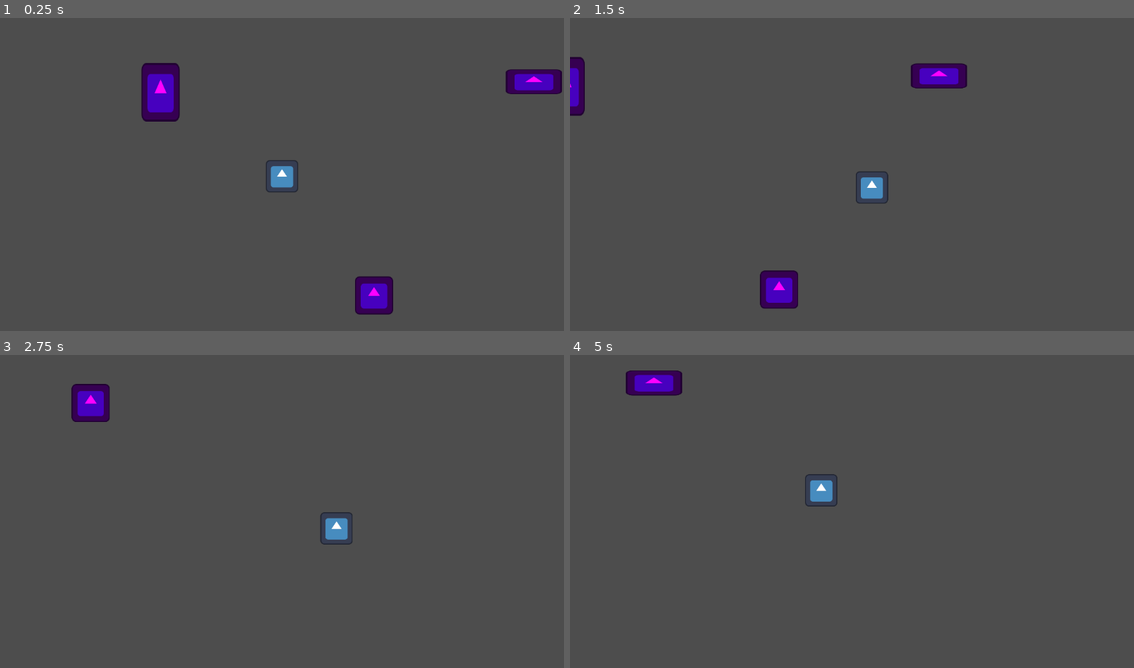
Above: before the commit, frames 1-4 (two rows, left to right).
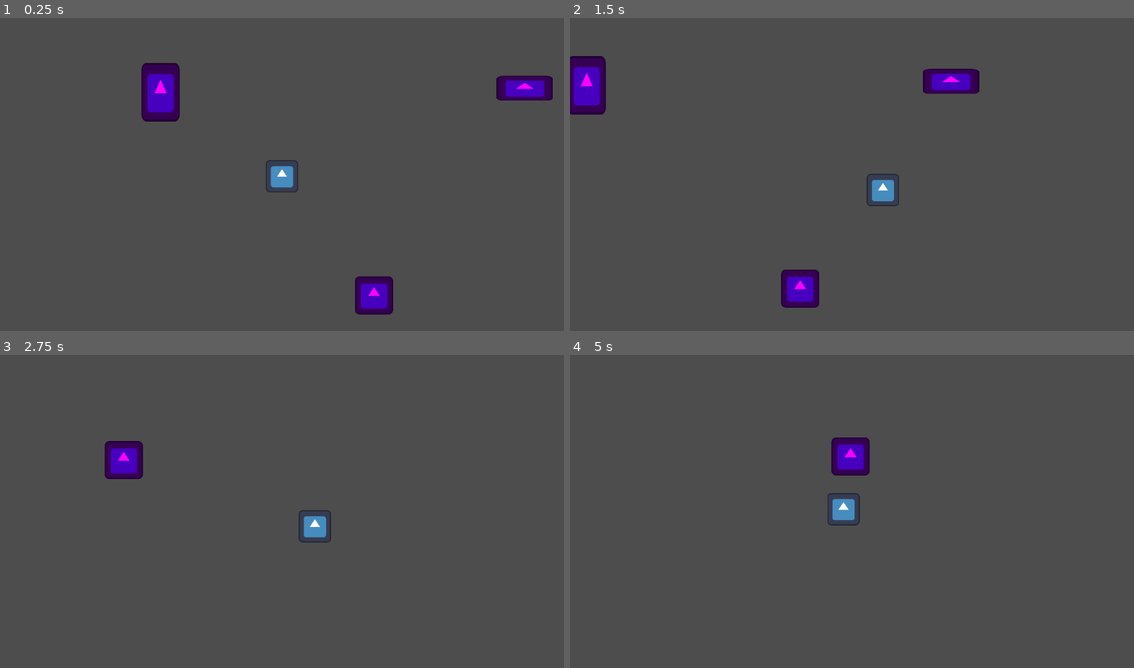
Above: after the commit, the same moments.

Repository: Gr8Grape/but-with-ice-physics
Game: Godot game, scene res://Scenes/test.tscn
Two runs of this game, one before a commit and one after it. Both use one fixed random seed, a clock stepped at 60 frames per second and the inputs below. The engine's default icon, where the game draws it, is replaced by a stand-in: a white triangle on a blue panel in a dark square.
Inputs:
- Up to frame 1 (0.25 s): no input
- Up to frame 2 (1.5 s): tap Enter at 0.5 s; hold Right (right) 0.53-1.28 s; hold Down (down) from 1.28 s (still down)
- Up to frame 3 (2.75 s): release Down (down) at 2.03 s; hold Right (right) from 2.03 s (still down)
- Up to frame 4 (5 s): release Right (right) at 2.78 s; hold W (up) 2.78-3.53 s; hold Left (left) from 3.53 s (still down)

The runs differ from the first frame. In frame 1, 0.9% of the frame differs, in the area x 87-100%, y 16-27%; in frame 2, 3.5%, in the area x 0-73%, y 12-93%; in frame 3, 2.3%; in frame 4, 2.3%.
Error before the commit: Attempt to call function 'get_normal' in base 'null instance' on a null instance. (res://Scenes/player.gd:43)

Commit message:
Bouncing Working
Got the player correctly bouncing off of walls/objects. Player's "bounciness" can be adjusted to increase/decrease how much you bounce off of something.
Objects in the test scene can now bounce (figured out how to add this through the physics material property in the rigid body node)

Diff:
--- a/Scenes/player.gd
+++ b/Scenes/player.gd
@@ -1,7 +1,9 @@
 extends CharacterBody2D
 
-@export var SPEED := 100.0
-@export var strength := 5.0
+@export var speed := 100.0
+@export var strength := 50.0
+@export var accel := 5.0
+@export var bounciness := .7
 
 var dir : Vector2
 var force_push : float
@@ -11,35 +13,23 @@
 	dir = Vector2(Input.get_axis("left", "right"), Input.get_axis("up", "down"))
 
 #this val is calculated based on speed.
-#divided by 5 as to not have too much force, kind of a magical number
+#strength is the base value that the player can push
 func calc_force_push() -> void:
-	force_push = strength + velocity.length() / 5
+	force_push = strength + velocity.length()
 
 func _physics_process(delta: float) -> void:
 	calc_force_push()
 	calc_dir()
 
+	if dir:
+		velocity = lerp(velocity, dir * speed, accel * delta)
+	else:
+		velocity.x = lerp(velocity.x, 0.0, accel * delta)
+		velocity.y = lerp(velocity.y, 0.0, accel * delta)
 
-	if dir:
-		velocity = lerp(velocity,dir*SPEED,3.0*delta)
-	else:
-		velocity.x = lerp(velocity.x, 0.0, 3.0 * delta)
-		velocity.y = lerp(velocity.y, 0.0, 3.0 * delta)
-
-	move_and_slide()
-
-	var collision = move_and_collide(velocity*delta)
-	var can_bounce = false
-
-	#Gets all the collisions and checks if its a moveable body (rigidbody2d)
-	#then applies a force to move it (force_push)
-	#force_push is calculated based on speed
-	for i in get_slide_collision_count():
-		var c = get_slide_collision(i)
-		if c.get_collider() is RigidBody2D:
-			c.get_collider().apply_central_impulse(-c.get_normal() * force_push)
-
-		if c.get_collider() is StaticBody2D:
-			velocity = velocity.bounce(collision.get_normal())
-
-	#if collision && can_bounce:
+	#bounce
+	var collision = move_and_collide(velocity * delta)
+	if collision:
+		velocity = velocity.bounce(collision.get_normal()) * bounciness
+		if collision.get_collider() is RigidBody2D:
+			collision.get_collider().apply_impulse(-collision.get_normal() * force_push)
--- a/Scenes/test.tscn
+++ b/Scenes/test.tscn
@@ -26,9 +26,18 @@
 
 [sub_resource type="CanvasItemMaterial" id="CanvasItemMaterial_8od7v"]
 
+[sub_resource type="PhysicsMaterial" id="PhysicsMaterial_8od7v"]
+bounce = 0.25
+
 [sub_resource type="CircleShape2D" id="CircleShape2D_8od7v"]
 
+[sub_resource type="PhysicsMaterial" id="PhysicsMaterial_qc4db"]
+bounce = 1.0
+
 [sub_resource type="CapsuleShape2D" id="CapsuleShape2D_8od7v"]
+
+[sub_resource type="PhysicsMaterial" id="PhysicsMaterial_ys1qc"]
+bounce = 0.35
 
 [sub_resource type="RectangleShape2D" id="RectangleShape2D_ys1qc"]
 size = Vector2(29, 12.999992)
@@ -107,6 +116,7 @@
 collision_layer = 4
 collision_mask = 7
 mass = 2.5
+physics_material_override = SubResource("PhysicsMaterial_8od7v")
 gravity_scale = 0.0
 
 [node name="Icon" type="Sprite2D" parent="Moveable/RigidBody2D"]
@@ -124,6 +134,7 @@
 collision_layer = 4
 collision_mask = 7
 mass = 4.0
+physics_material_override = SubResource("PhysicsMaterial_qc4db")
 gravity_scale = 0.0
 
 [node name="Icon" type="Sprite2D" parent="Moveable/RigidBody2D2"]
@@ -142,19 +153,20 @@
 collision_layer = 4
 collision_mask = 7
 mass = 3.0
+physics_material_override = SubResource("PhysicsMaterial_ys1qc")
 gravity_scale = 0.0
 
 [node name="Icon" type="Sprite2D" parent="Moveable/RigidBody2D3"]
 modulate = Color(1, 0, 1, 1)
-position = Vector2(4.6250043, -3.3750029)
 scale = Vector2(0.22460942, 0.0996093)
 texture = ExtResource("1_8od7v")
 metadata/_edit_lock_ = true
 
 [node name="CollisionShape2D" type="CollisionShape2D" parent="Moveable/RigidBody2D3"]
-position = Vector2(4.5, -3.5000076)
 shape = SubResource("RectangleShape2D_ys1qc")
 metadata/_edit_lock_ = true
 
 [node name="Player" parent="." instance=ExtResource("1_lc1oi")]
 position = Vector2(131, 115)
+speed = 130.0
+bounciness = 0.85
Not shown: 1 places in Scenes/test.tscn that only renumber resources
